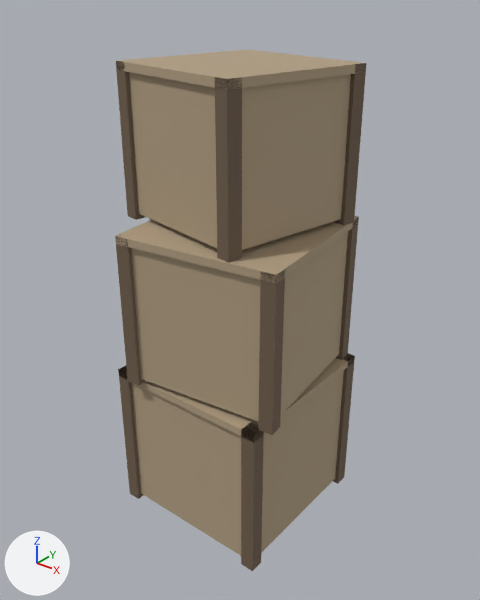
Renders of the FBX model unity/HorrorGame/Assets/Models/Dressing/Dress_CaseStack_Tall.fbx from each side of a commit.
Camera for both pictures: a camera (50 mm lens) standing at (1.365, -1.698, 1.919) and looking at (0.009, -0.003, 0.868). The axes (+X, +Y, +Z) are drawn at lower left. The lights are the same throughout. The picture after the commit comes second. Vertices at exactly the same position are counted once.

Names of what the first picture shows: 'Dress_CaseStack_Tall'.
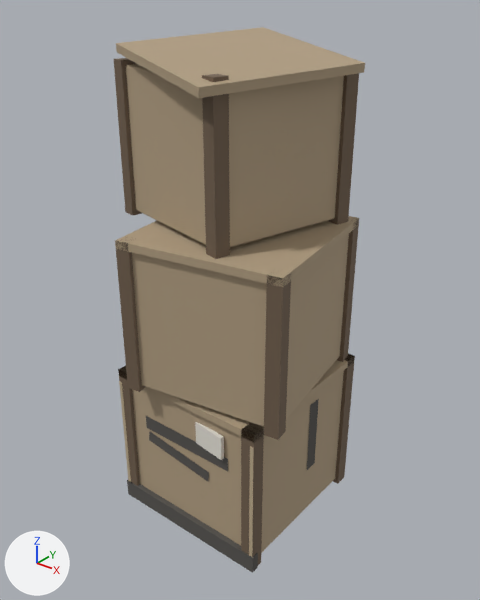
Boxes (x1, y1, x2, y2) around the edits, measured in the pictures (480 x 600 px; the box of a moved part takes in the faces that stretch with it):
'Dress_CaseStack_Tall', reshaped: before (115, 49, 366, 571); after (114, 27, 365, 573)
part 1 of me_cube, added: after (195, 422, 224, 460)
part 2 of me_cube, added: after (119, 381, 131, 482)
part 3 of me_cube, added (beige): after (249, 447, 254, 557)
part 4 of me_cube, added: after (127, 481, 258, 573)
part 5 of me_cube, moved or reshaped: before (115, 49, 366, 422); after (115, 27, 364, 481)

Patch to the scene script:
```diff
--- a/unity/HorrorGame/Assets/Models/Dressing/Dress_CaseStack_Tall.fbx.py
+++ b/unity/HorrorGame/Assets/Models/Dressing/Dress_CaseStack_Tall.fbx.py
@@ mat_dress_paper @@
+mat_dress_paper = principled_material('Dress_Paper')
+mat_dress_paper.base_color = (0.782, 0.752, 0.682)  # white #e5e1d7
+mat_dress_paper.roughness = 0.9
@@ mat_dress_ply @@
+mat_dress_ply = principled_material('Dress_Ply')
+mat_dress_ply.base_color = (0.502, 0.402, 0.262)  # beige #bcaa8c
+mat_dress_ply.roughness = 0.85
@@ mat_dress_grime @@
+mat_dress_grime = principled_material('Dress_Grime')
+mat_dress_grime.base_color = (0.092, 0.086, 0.078)  # dark grey #56534f
+mat_dress_grime.roughness = 0.98
@@ me_cube @@
 # used by ob_dress_casestack_tall; location = (0.0, 0.0, 0.0)
-me_cube.from_pydata(...)  # 188 vertices, 312 faces; spans x -0.35..0.36, y -0.35..0.36, z 0.0..1.68
+me_cube.from_pydata(...)  # 264 vertices, 414 faces; spans x -0.39..0.39, y -0.38..0.38, z 0.0..1.76
+# me_cube part 1: the loose piece of 8 vertices spanning x -0.3..0.36, y -0.35..0.31, z 1.13..1.16 is copied, and the copy is scaled about its middle by (0.213, 0.0198, 3.21), then moved by (0.09, -0.29, -0.67), in mat_dress_paper (white #e5e1d7); it spans x 0.05..0.19, y -0.32..-0.3, z 0.44..0.52
+# me_cube part 2: a new loose piece, a box spanning x -0.319..-0.305, y -0.322..-0.314, z 0.03..0.55, in mat_dress_ply (beige #bcaa8c)
+# me_cube part 3: a new loose piece, a box spanning x 0.305..0.319, y -0.322..-0.314, z 0.03..0.55, in mat_dress_ply (beige #bcaa8c)
+# me_cube part 4: a new loose piece, a box spanning x -0.324..0.324, y -0.325..-0.295, z 0.0..0.07, in mat_dress_grime (dark grey #56534f)
+# me_cube part 5
+# 3 vertices are removed from x 0.27..0.3, y 0.26..0.3, z 0.62..1.16
+# 48 faces are deleted
+# 14 vertices in x -0.24..-0.18, y -0.35..-0.3, z 0.6..1.16 move by (0.03, -0.03, 0.0)
+# 14 vertices in x -0.3..-0.25, y 0.19..0.25, z 0.6..1.16 move by (0.01, -0.03, 0.0)
+# 14 vertices in x 0.31..0.36, y -0.29..-0.23, z 0.6..1.16 move by (0.03, -0.01, 0.0)
+# 9 vertices in x 0.24..0.3, y 0.26..0.31, z 0.6..1.16 move by (0.01, -0.01, 0.0)
+# 6 vertices in x -0.35..-0.33, y -0.19..-0.14, z 1.16..1.68 move by (-0.04, 0.03, 0.0)
+# 6 vertices in x -0.33..-0.29, y -0.2..-0.15, z 1.16..1.68 move by (-0.04, 0.02, 0.0)
+# 61 vertices move from x -0.35..0.31, y -0.3..0.36, z 0.6..1.68 to x -0.37..0.35, y -0.36..0.38, z 0.6..1.76
+# 39 vertices are added at x -0.2..0.31, y -0.31..0.35, z 0.22..1.68
+# 30 new faces join them, mat_dress_timberpale (beige #b19e82)
+# 18 new faces join them, mat_dress_timberdark (brown #705e4c)
+# 36 new faces join them, mat_dress_paper (white #e5e1d7)
+# 6 new faces join them, mat_dress_grime (dark grey #56534f)
+# other edits to the shape of me_cube do not show in these pictures
 me_cube.materials.append(mat_dress_timberpale)
 me_cube.materials.append(mat_dress_timberdark)
+me_cube.materials.append(mat_dress_paper)  # white #e5e1d7
+me_cube.materials.append(mat_dress_grime)  # dark grey #56534f
+me_cube.materials.append(mat_dress_ply)  # beige #bcaa8c
```
